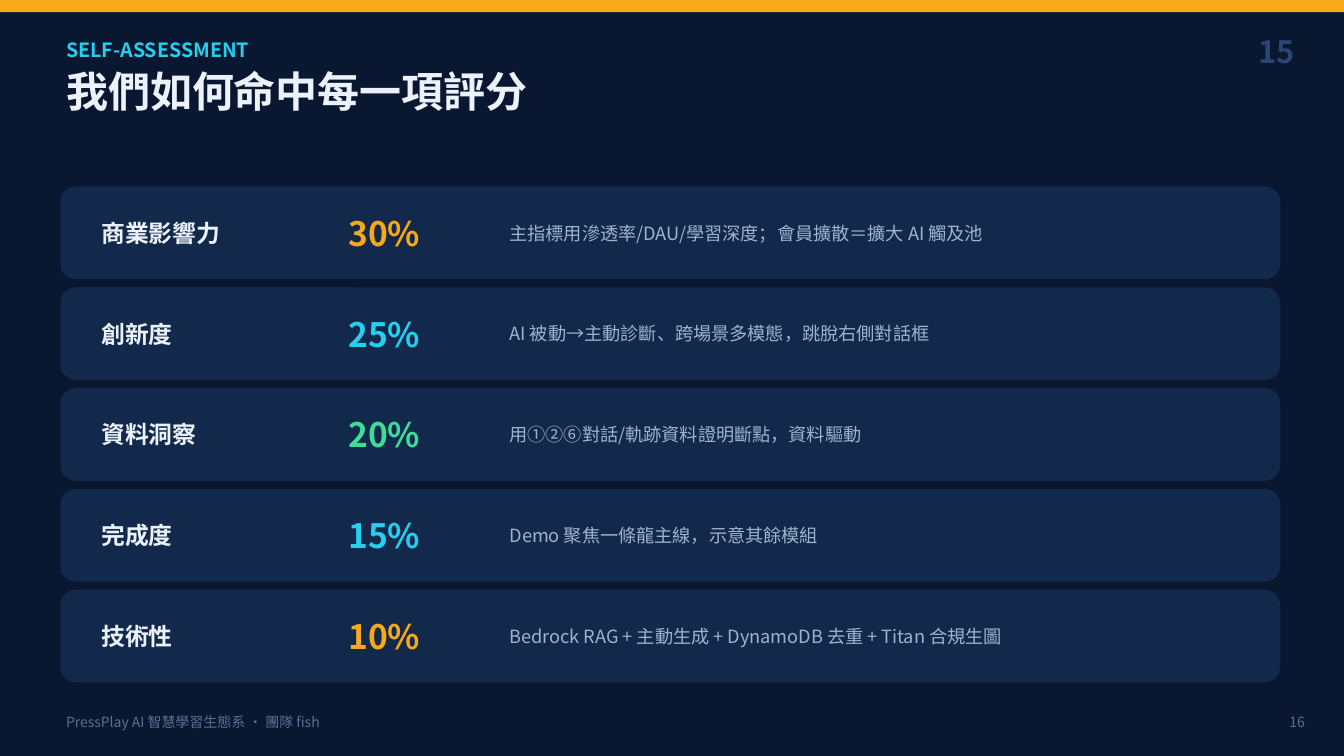
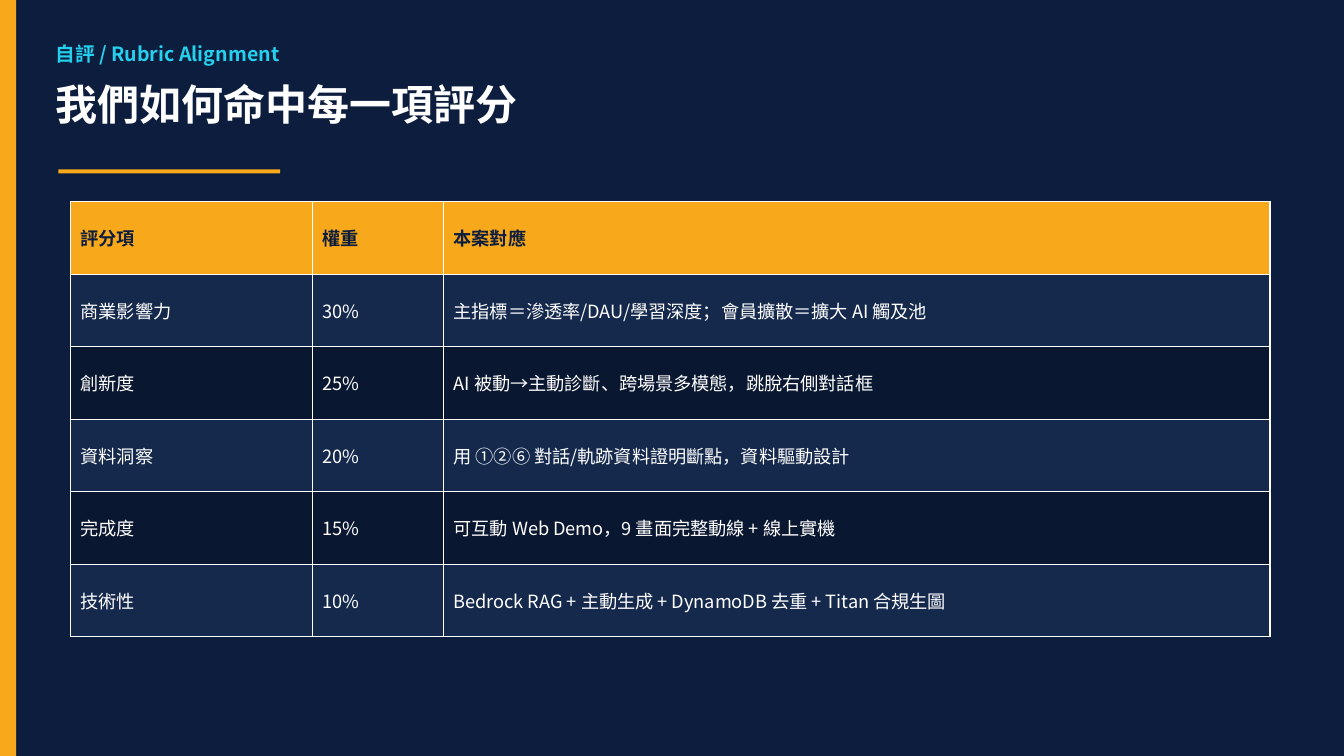
Before and after one commit to a96020183/ppa-ai-hackathon-fish, a slide deck: slide 16 of docs/PPA_AI_Hackathon_簡報.pptx. Drawn at 1344x756 pixels with LibreOffice and Linux fonts; fonts in the diff are those of the drawing. Boxes give left, top, right and bottom in pixels: in the first picture for what was removed or moved away, otherwise in the second. Text is boxed around its words. In the diff, an @@ line names an element or a change of style, - is before the commit and + after.

Commit message:
docs: regenerate full pitch deck (17 slides, flow<->outcome mapping) aligned to final demo; sync slide outline + chat record

```diff
--- a/docs/PPA_AI_Hackathon_簡報.pptx
+++ b/docs/PPA_AI_Hackathon_簡報.pptx
@@ background #0A1730 to #FFFFFF @@
@@ rectangle: place and size @@
-rectangle at [0, 0, 1344, 12]
+rectangle at [0, 0, 1344, 756]
@@ rectangle at [0, 0, 1344, 756]: fill #F7A81B to #0C1D3D @@
@@ rectangle added at [0, 0, 16, 756], fill #F7A81B @@
@@ text added at [55, 44, 279, 66], 14 pt, text #25D0EE, bold @@
+自評 / Rubric Alignment
@@ text removed at [66, 42, 249, 58] @@
-SELF-ASSESSMENT
@@ text removed at [1258, 40, 1294, 63] @@
-15
@@ text "我們如何命中每一項評分": place and size @@
-text "我們如何命中每一項評分" at [66, 71, 528, 111]
+text "我們如何命中每一項評分" at [55, 84, 517, 124]
@@ text "我們如何命中每一項評分" at [55, 84, 517, 124]: text colour #ECF2FB to #FFFFFF @@
@@ rectangle added at [58, 169, 280, 173], fill #F7A81B @@
@@ rounded rectangle removed at [60, 187, 1280, 279] @@
@@ table added at [71, 202, 1270, 637], 6 rows, 3 columns @@
+評分項 | 權重 | 本案對應
+商業影響力 | 30% | 主指標＝滲透率/DAU/學習深度；會員擴散＝擴大 AI 觸及池
+創新度 | 25% | AI 被動→主動診斷、跨場景多模態，跳脫右側對話框
+資料洞察 | 20% | 用 ①②⑥ 對話/軌跡資料證明斷點，資料驅動設計
+完成度 | 15% | 可互動 Web Demo，9 畫面完整動線 + 線上實機
+技術性 | 10% | Bedrock RAG + 主動生成 + DynamoDB 去重 + Titan 合規生圖
@@ text removed at [101, 221, 220, 244] @@
-商業影響力
@@ text removed at [348, 220, 420, 247] @@
-30%
@@ text removed at [510, 224, 983, 243] @@
-主指標用滲透率/DAU/學習深度；會員擴散＝擴大 AI 觸及池
@@ rounded rectangle removed at [60, 287, 1280, 380] @@
@@ text removed at [101, 322, 172, 345] @@
-創新度
@@ text removed at [348, 321, 420, 348] @@
-25%
@@ text removed at [510, 324, 929, 342] @@
-AI 被動→主動診斷、跨場景多模態，跳脫右側對話框
@@ rounded rectangle removed at [60, 388, 1280, 481] @@
@@ text removed at [101, 422, 196, 445] @@
-資料洞察
@@ text removed at [348, 421, 420, 448] @@
-20%
@@ text removed at [510, 425, 862, 444] @@
-用①②⑥對話/軌跡資料證明斷點，資料驅動
@@ rounded rectangle removed at [60, 489, 1280, 582] @@
@@ text removed at [101, 523, 172, 546] @@
-完成度
@@ text removed at [348, 522, 420, 549] @@
-15%
@@ text removed at [510, 527, 818, 544] @@
-Demo 聚焦一條龍主線，示意其餘模組
@@ rounded rectangle removed at [60, 590, 1280, 683] @@
@@ text removed at [101, 624, 172, 647] @@
-技術性
@@ text removed at [348, 623, 420, 650] @@
-10%
@@ text removed at [510, 627, 1002, 647] @@
-Bedrock RAG + 主動生成 + DynamoDB 去重 + Titan 合規生圖
@@ text removed at [66, 715, 319, 730] @@
-PressPlay AI 智慧學習生態系 · 團隊 fish
@@ text removed at [1289, 717, 1305, 727] @@
-16
```
Also in this commit, not shown: 5 other slides changed, 11 slides added, 11 slides removed, 3 other files.
